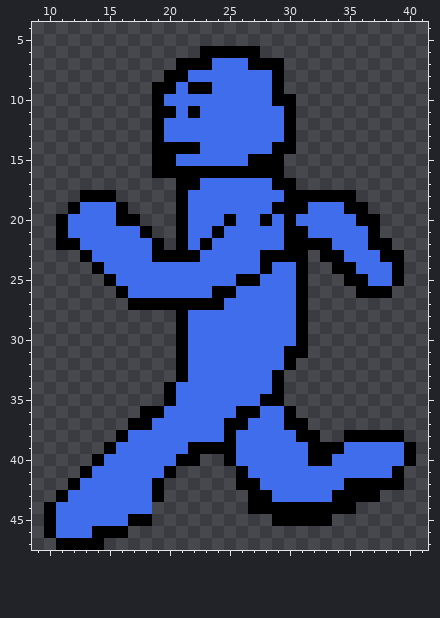
Pixel-art sprite, stored at res/entities/leftrun2_Blueguy.png. Above, as it was before the edit.
The file is 48x48 pixels. Shown: x 9..41, y 4..47.
Once edited:
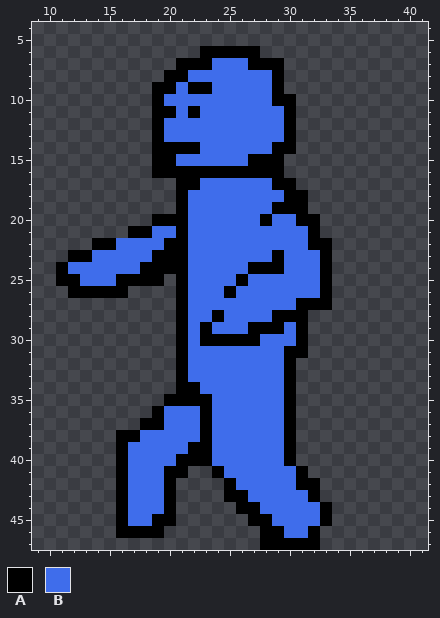
Palette (. is transparent): A #000000  B #3f6deb
The exact change:
y 18: x 13..15 AAA -> ...; x 32..35 AAAA -> ....
y 19: x 12..16 ABBBA -> .....; x 32..36 BBBAA -> .....
y 20: x 11..17 ABBBBAA -> .......; x 19..20 .. -> AA; x 25 A -> B; x 30..37 ABBBBBAA -> BAA.....
y 21: x 11..17 ABBBBBB -> ......A; x 19..20 .. -> BB; x 24 A -> B; x 30..37 AABBBBBA -> BBA.....
y 22: x 11..15 AABBB -> ...AA; x 19..20 A. -> BA; x 23 A -> B; x 30..31 AA -> BB; x 34..38 BBBAA -> .....
y 23: x 12 . -> A; x 22 A -> B; x 28 A -> B; x 30..32 AA. -> BBB; x 34..39 ABBBAA -> ......
y 24: x 11..14 ...A -> ABBB; x 18..21 BBBB -> AAAA; x 27 B -> A; x 29 B -> A; x 31..39 A..AABBBA -> BBA......
y 25: x 11..21 ....ABBBBBB -> AABBBAAAA.A; x 27 A -> B; x 31..33 A.. -> BBA; x 35..39 AABBA -> .....
y 26: x 12..15 .... -> AAAA; x 17..21 BBBBB -> ....A; x 24 A -> B; x 31..33 A.. -> BBA; x 36..38 AAA -> ...
y 27: x 17..20 AAAA -> ....; x 22..24 AAA -> BBB; x 32..33 .. -> AA
y 28: x 24 B -> A; x 29..30 BB -> AA
y 29: x 23 B -> A; x 27..29 BBB -> AAA
y 30: x 23..27 BBBBB -> AAAAA
y 33: x 29..30 A. -> BA
y 34: x 20..22 ABB -> .AA; x 29..30 A. -> BA
y 35: x 21..23 BBB -> AAA; x 28..30 AA. -> BBA
y 36: x 18 A -> .; x 23 B -> A; x 26..27 AA -> BB
y 37: x 17 A -> .; x 19 B -> A; x 23 B -> A; x 25..26 AA -> BB; x 31 A -> .
y 38: x 17 B -> A; x 23 B -> A; x 25 A -> B; x 30..32 BAA -> A..; x 35..39 AAAAA -> .....
y 39: x 15..16 AB -> .A; x 24..25 AA -> BB; x 30..40 BBAAABBBBBA -> A..........
y 40: x 14..16 ABB -> ..A; x 23..25 ..A -> ABB; x 30..40 BBAABBBBBBA -> A..........
y 41: x 13..16 ABBB -> ...A; x 21 . -> A; x 24..26 ..A -> ABB; x 31..39 BBBBBBBBA -> A........
y 42: x 12..16 ABBBB -> ....A; x 19..20 A. -> BA; x 25..27 .AA -> ABB; x 31..39 BBBBAAAAA -> AA.......
y 43: x 11..16 ABBBBB -> .....A; x 19..20 A. -> BA; x 25..28 ..AA -> AABB; x 32..37 BBAAAA -> A.....
y 44: x 10..16 ABBBBBB -> ......A; x 19..20 .. -> BA; x 26 . -> A; x 28..32 AAAAA -> BBBBB; x 34..35 AA -> ..
y 45: x 10..20 ABBBBBBAA.. -> ......ABBAA; x 27..32 ..AAAA -> AABBBB
y 46: x 10..15 ABBBAA -> ......; x 17..19 ... -> AAA; x 28..32 ..... -> AABBA
y 47: x 11..14 AAAA -> ....; x 28..32 ..... -> AAAAA
